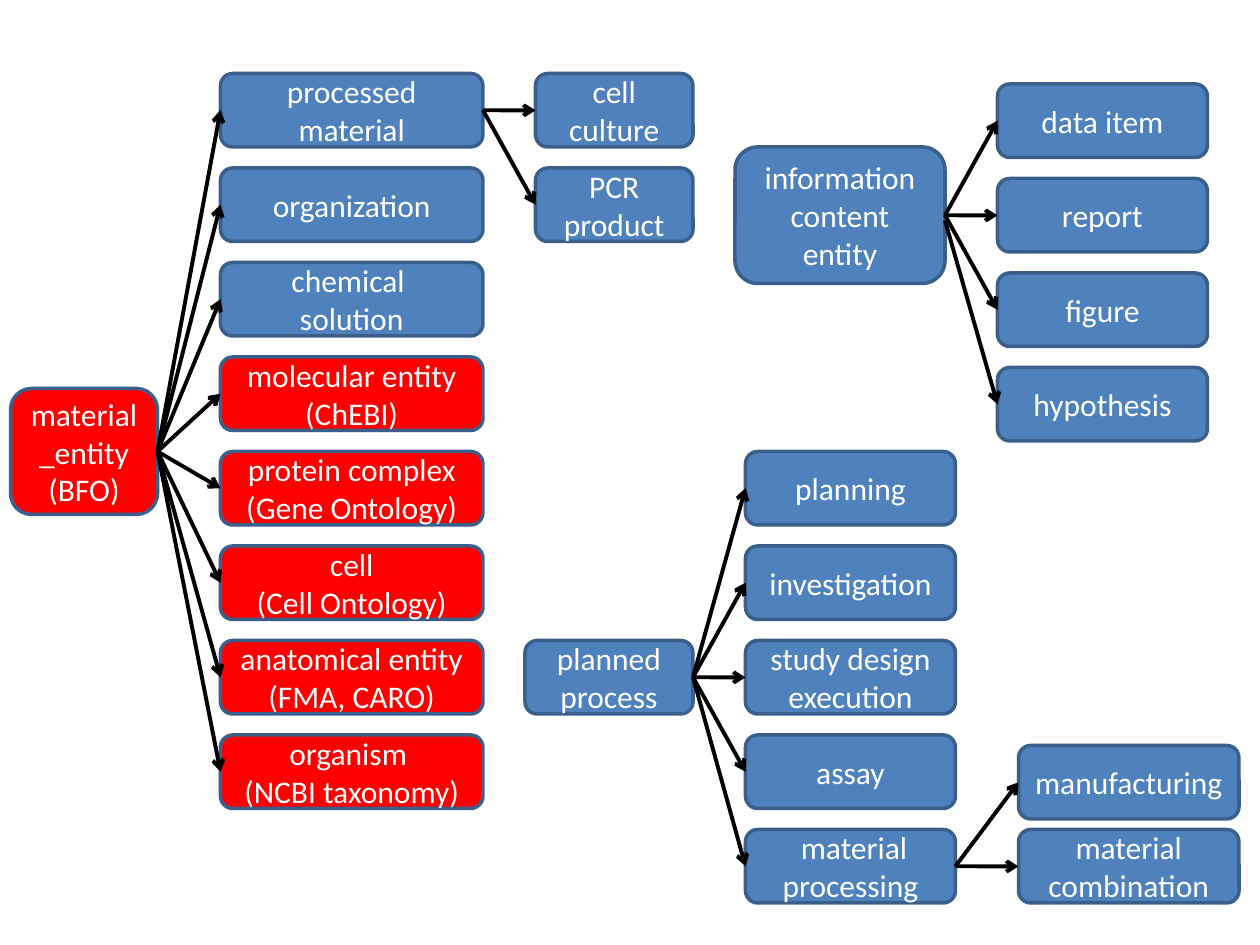
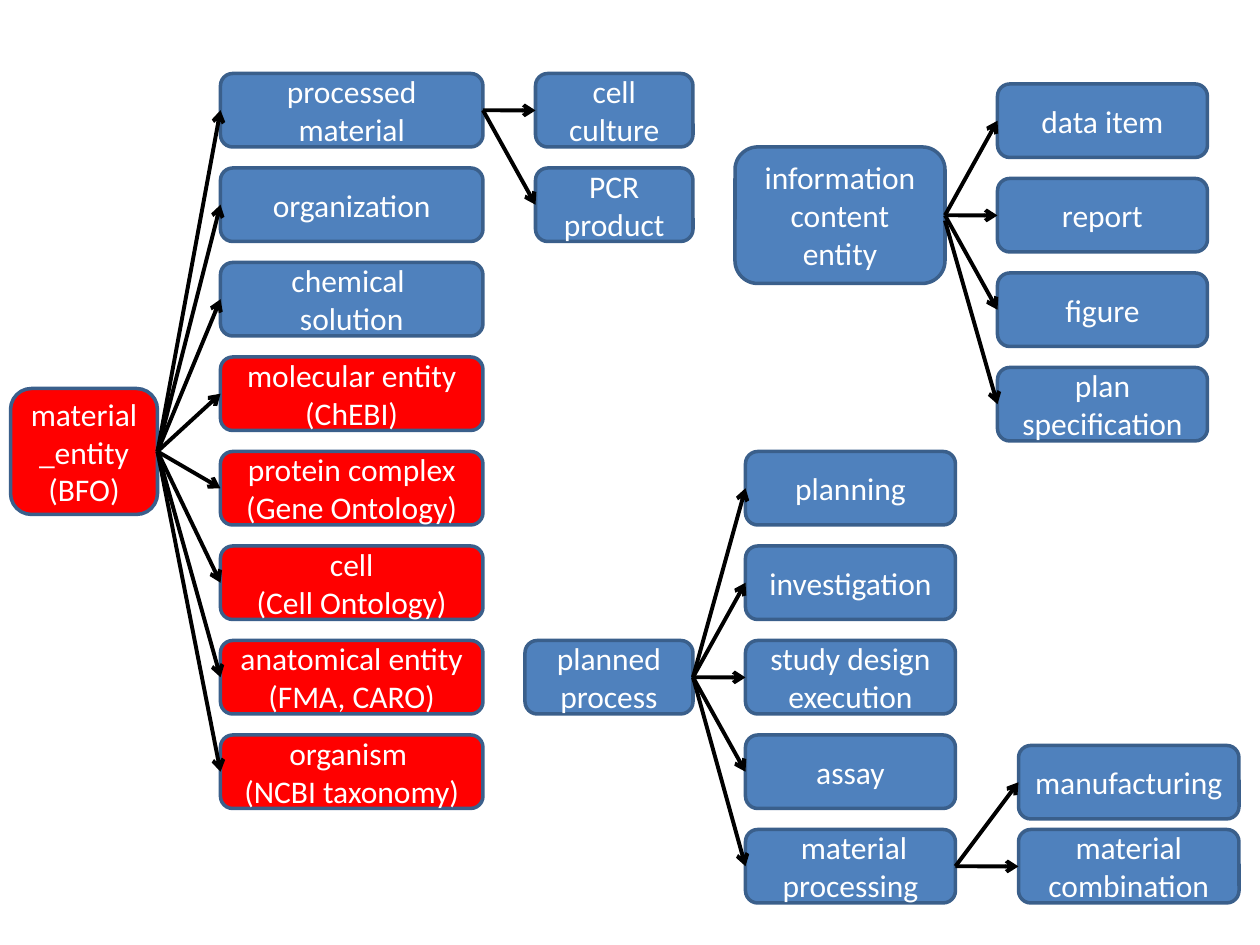
Before and after one commit to jamesaoverton/obi-backup, a slide deck: slide 1 of docs/papers/release/Figure 1.pptx. Drawn at 1260x945 pixels with LibreOffice and Linux fonts; fonts in the diff are those of the drawing. Boxes give left, top, right and bottom in pixels: in the first picture for what was removed or moved away, otherwise in the second. Text is boxed around its words. In the diff, an @@ line names an element or a change of style, - is before the commit and + after.

Commit message:
Removed use of 'hypothesis' and 'conclusion' as discussed during call.

```diff
--- a/docs/papers/release/Figure 1.pptx
+++ b/docs/papers/release/Figure 1.pptx
@@ text in rounded rectangle at (1022,375,1182,443): text changed @@
-hypothesis
+plan specification
```
Also in this commit, not shown: 1 other file.
